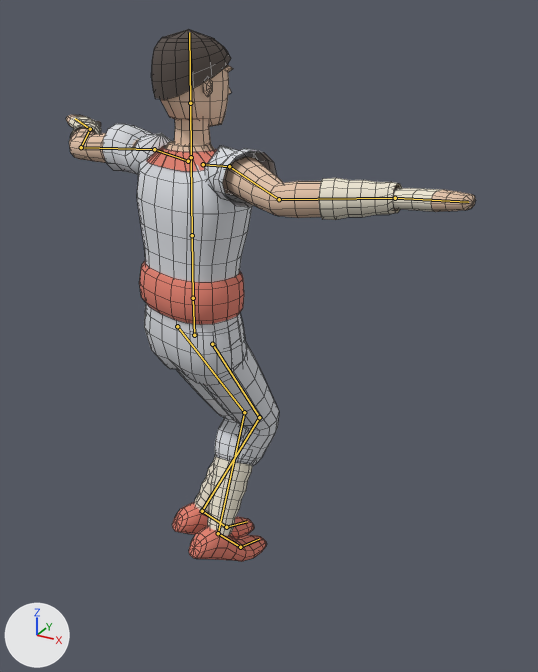
One commit to the Blender file assets_src/fighter.blend: the scene before it, then after it.
Both versions are drawn from a camera (50 mm lens) standing at (1.2, -1.71, 1.91) and looking at (0.12, 0.26, 0.92). Every picture has the same lights, and +X, +Y and +Z are marked at lower left. The older version comes first. Both versions are drawn at frame 8 of the action 'air_gust'; the numbers are the values there. The bones that change, and the others that lie on the model, are drawn over the model as lines. Mesh edges are drawn as thin lines.

In view in the first picture: 'FighterMesh'.
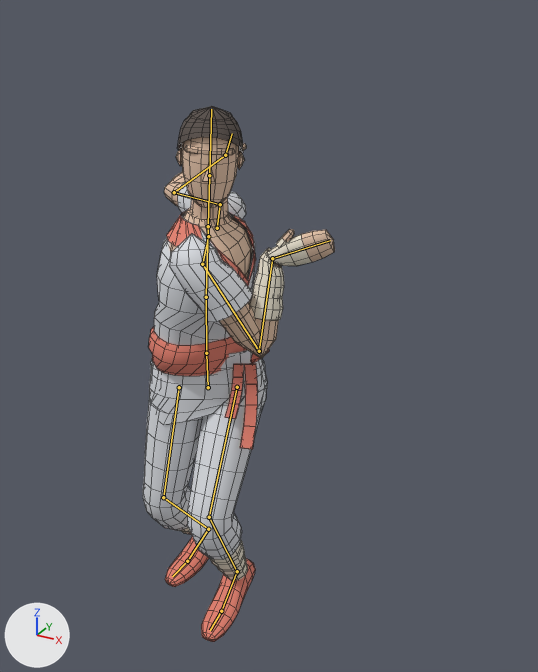
Boxes [x1, y1, x2, y2] around the edits, measured in the pictures (538 x 672 px):
'FighterMesh', posed (53% narrower): before [66, 29, 475, 562]; after [143, 106, 335, 642]
bone 'hips', root to tip: before (194, 335) to (193, 298); after (208, 387) to (206, 353)
bone 'spine', root to tip: before (193, 298) to (192, 235); after (206, 353) to (206, 297)
bone 'chest', root to tip: before (192, 235) to (191, 157); after (206, 297) to (208, 226)
bone 'neck', root to tip: before (191, 157) to (190, 103); after (208, 226) to (209, 175)
bone 'head', root to tip: before (190, 103) to (189, 32); after (209, 175) to (211, 109)
bone 'shoulder.L', root to tip: before (188, 161) to (154, 149); after (217, 228) to (220, 204)
bone 'upper_arm.L', root to tip: before (154, 149) to (81, 147); after (220, 204) to (174, 192)
bone 'forearm.L', root to tip: before (81, 147) to (90, 129); after (174, 192) to (225, 155)
bone 'hand.L', root to tip: before (90, 129) to (75, 118); after (225, 155) to (232, 133)
bone 'shoulder.R', root to tip: before (203, 164) to (229, 166); after (208, 236) to (202, 264)
bone 'upper_arm.R', root to tip: before (229, 166) to (279, 199); after (202, 264) to (259, 351)
bone 'forearm.R', root to tip: before (279, 199) to (395, 198); after (259, 351) to (272, 258)
bone 'hand.R', root to tip: before (395, 198) to (468, 202); after (272, 258) to (330, 240)
bone 'thigh.L', root to tip: before (177, 326) to (244, 412); after (237, 387) to (209, 517)
bone 'shin.L', root to tip: before (244, 412) to (218, 533); after (209, 517) to (237, 571)
bone 'foot.L', root to tip: before (218, 533) to (240, 547); after (237, 571) to (221, 611)
bone 'toe.L', root to tip: before (240, 547) to (259, 539); after (221, 611) to (210, 630)
bone 'thigh.R', root to tip: before (212, 344) to (259, 417); after (179, 387) to (163, 497)
bone 'shin.R', root to tip: before (259, 417) to (202, 511); after (163, 497) to (208, 529)
bone 'foot.R', root to tip: before (202, 511) to (226, 527); after (208, 529) to (187, 561)
bone 'toe.R', root to tip: before (226, 527) to (247, 521); after (187, 561) to (172, 576)

The change in detail:
Bone 'hips' (bone_hips) moves from (0.0, 0.1, 0.0) to (0.03, -0.08, -0.018).
Bone 'hips' (bone_hips) turns from (0, 160, 0) to (2, 29, 0) degrees about its own x, y and z.
Bone 'spine' (bone_spine) turns from (2, 0, 0) to (3, 34, 0) degrees about its own x, y and z.
Bone 'chest' (bone_chest) turns from (0, 0, 0) to (2, 39, 0) degrees about its own x, y and z.
Bone 'neck' (bone_neck) turns from (0, 0, 0) to (0, -40, 0) degrees about its own x, y and z.
Bone 'head' (bone_head) turns from (0, 0, 0) to (-2, -32, 0) degrees about its own x, y and z.
Bone 'shoulder.L' (bone_shoulder_l) turns from (-2, -4, 16) to (-10, 2, 19) degrees about its own x, y and z.
Bone 'upper_arm.L' (bone_upper_arm_l) turns from (-19, -29, 59) to (-55, -39, 79) degrees about its own x, y and z.
Bone 'forearm.L' (bone_forearm_l) turns from (34, 20, -3) to (62, 24, 0) degrees about its own x, y and z.
Bone 'hand.L' (bone_hand_l) turns from (-18, 20, 3) to (-31, 24, -5) degrees about its own x, y and z.
Bone 'shoulder.R' (bone_shoulder_r) turns from (-2, 2, -17) to (20, 13, 4) degrees about its own x, y and z.
Bone 'upper_arm.R' (bone_upper_arm_r) turns from (-19, 30, -59) to (14, 0, 21) degrees about its own x, y and z.
Bone 'forearm.R' (bone_forearm_r) turns from (35, -20, 3) to (121, -26, 4) degrees about its own x, y and z.
Bone 'hand.R' (bone_hand_r) turns from (-18, -20, -4) to (-39, -31, -33) degrees about its own x, y and z.
Bone 'thigh.L' (bone_thigh_l) turns from (23, -1, -13) to (26, 23, -2) degrees about its own x, y and z.
Bone 'shin.L' (bone_shin_l) turns from (-43, 0, 0) to (-45, 0, 0) degrees about its own x, y and z.
Bone 'foot.L' (bone_foot_l) turns from (-9, 10, 8) to (11, 0, 0) degrees about its own x, y and z.
Bone 'toe.L' (bone_toe_l) turns from (30, 0, 0) to (9, 0, 0) degrees about its own x, y and z.
Bone 'thigh.R' (bone_thigh_r) turns from (26, 11, 11) to (-2, 34, -11) degrees about its own x, y and z.
Bone 'shin.R' (bone_shin_r) turns from (-44, 0, 0) to (-35, 0, 0) degrees about its own x, y and z.
Bone 'foot.R' (bone_foot_r) turns from (-9, -10, -8) to (24, 4, 5) degrees about its own x, y and z.
Bone 'toe.R' (bone_toe_r) turns from (30, 0, 0) to (9, 0, 0) degrees about its own x, y and z.
